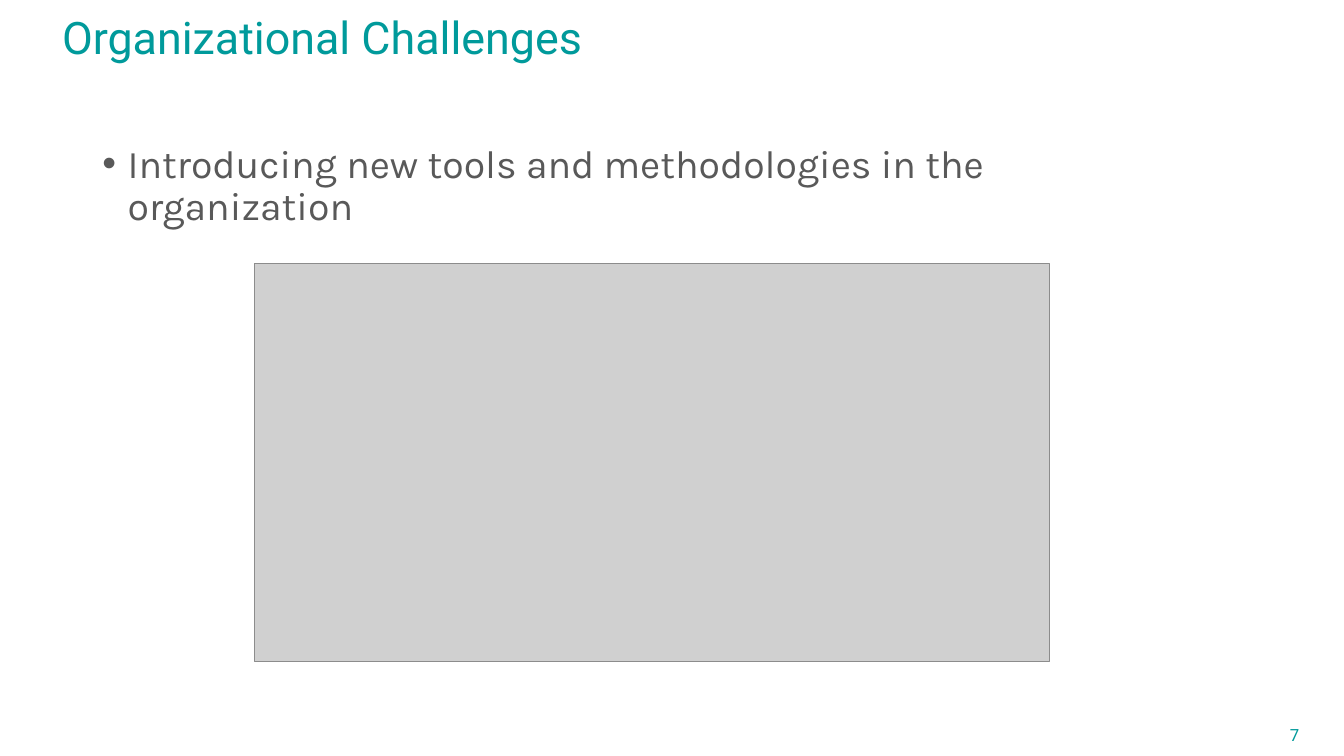
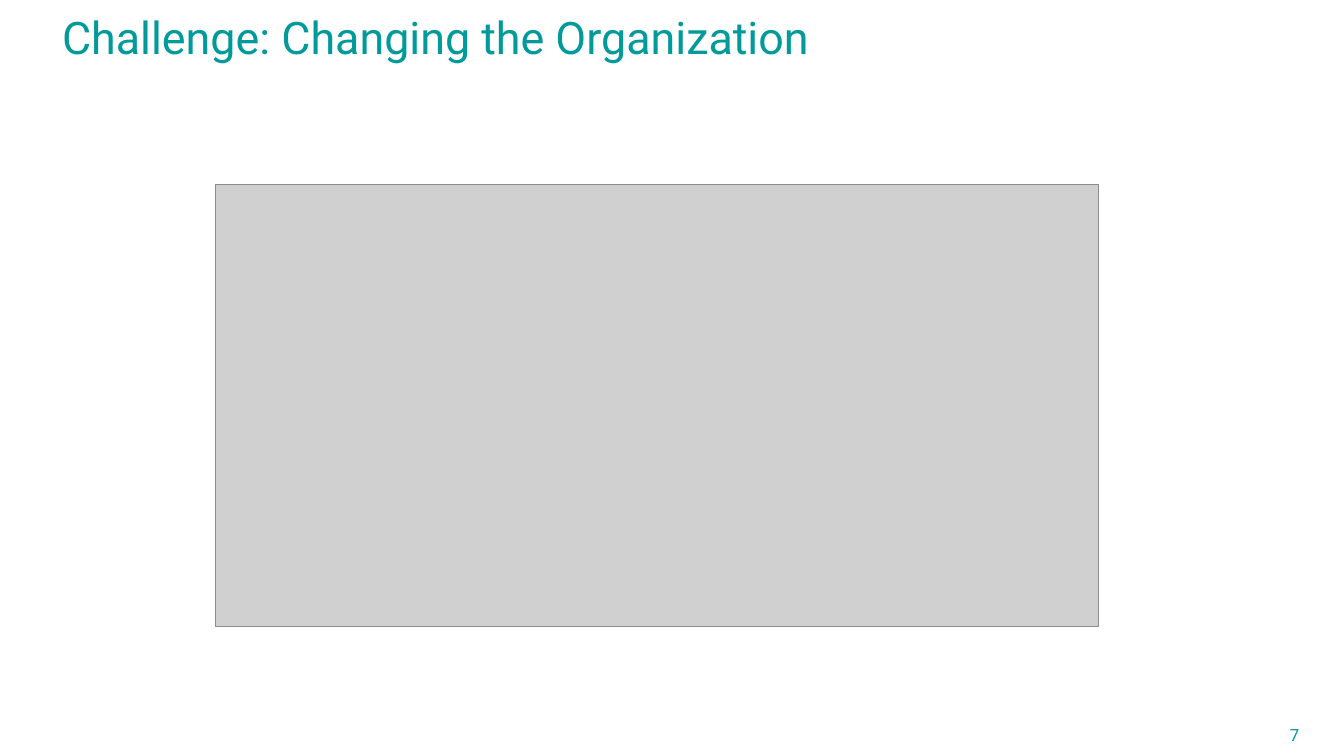
Before and after one commit to avengineers/SPLC2023, a slide deck: slide 7 of Challenges_at_Marquardt.pptx. Drawn at 1344x756 pixels with LibreOffice and Linux fonts; fonts in the diff are those of the drawing; grey boxes stand for pictures; background and template pictures are left out. Boxes give left, top, right and bottom in pixels: in the first picture for what was removed or moved away, otherwise in the second. Text is boxed around its words. In the diff, an @@ line names an element or a change of style, - is before the commit and + after.

```diff
--- a/Challenges_at_Marquardt.pptx
+++ b/Challenges_at_Marquardt.pptx
@@ title at box(62, 20, 808, 64): text changed @@
-Organizational Challenges
+Challenge: Changing the Organization
@@ text removed at box(128, 151, 983, 230) @@
-• Introducing new tools and methodologies in the organization
@@ picture: place and size @@
-picture at box(254, 264, 1050, 661)
+picture at box(216, 185, 1099, 626)
```
Also in this commit, not shown: 4 other slides changed, 1 other file.
